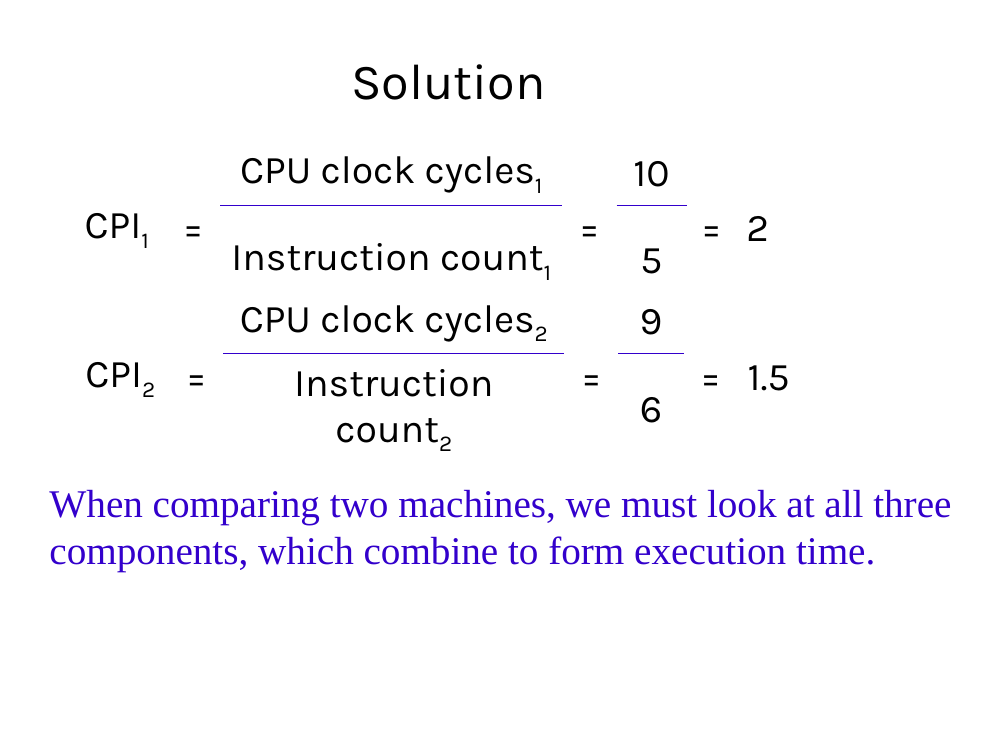
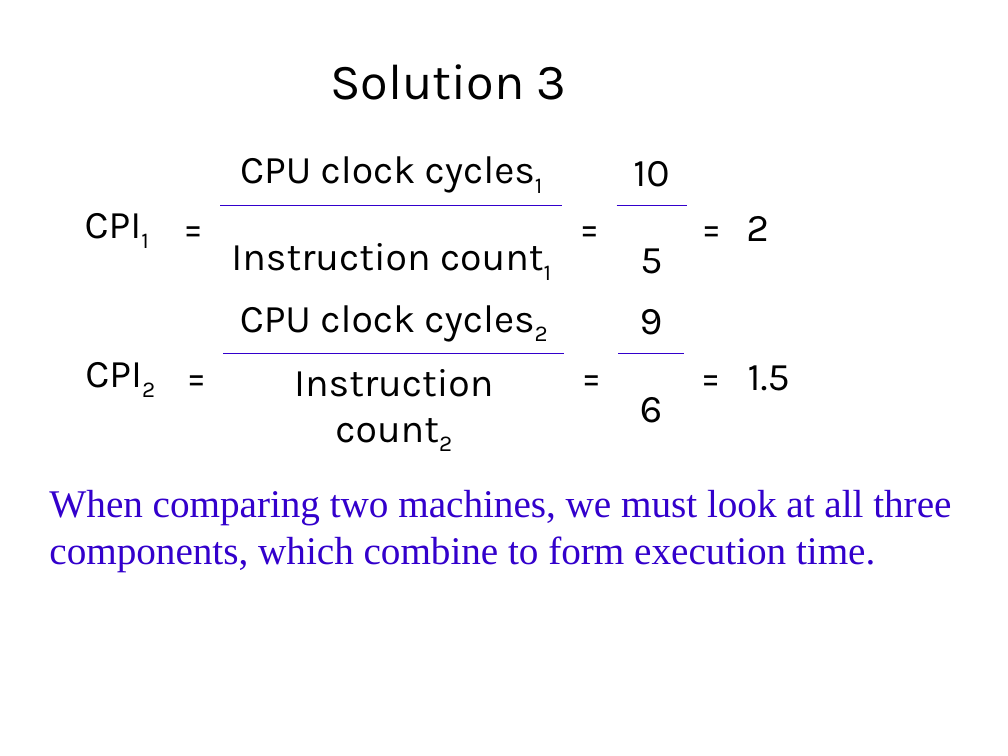
Before and after one commit to Syedshajib55/Computer-Architecture, a slide deck: slide 32 of CSE_213_L2.ppt (slide 27 before the commit). Drawn at 1008x756 pixels with LibreOffice and Linux fonts; fonts in the diff are those of the drawing. Boxes give left, top, right and bottom in pixels: in the first picture for what was removed or moved away, otherwise in the second. Text is boxed around its words. In the diff, an @@ line names an element or a change of style, - is before the commit and + after.

```diff
--- a/CSE_213_L2.ppt
+++ b/CSE_213_L2.ppt
@@ title at [330,64,567,100]: text changed @@
-Solution
+Solution 3
```
Also in this commit, not shown: 6 other slides changed, 5 slides added, 1 other file.
